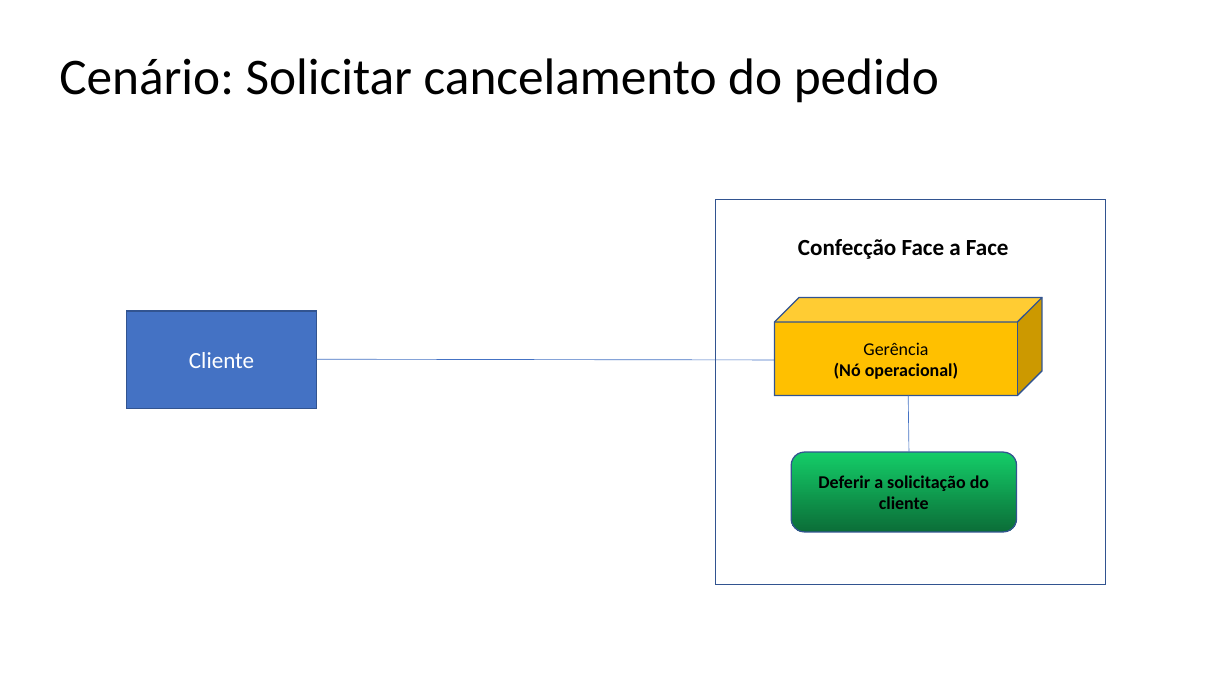
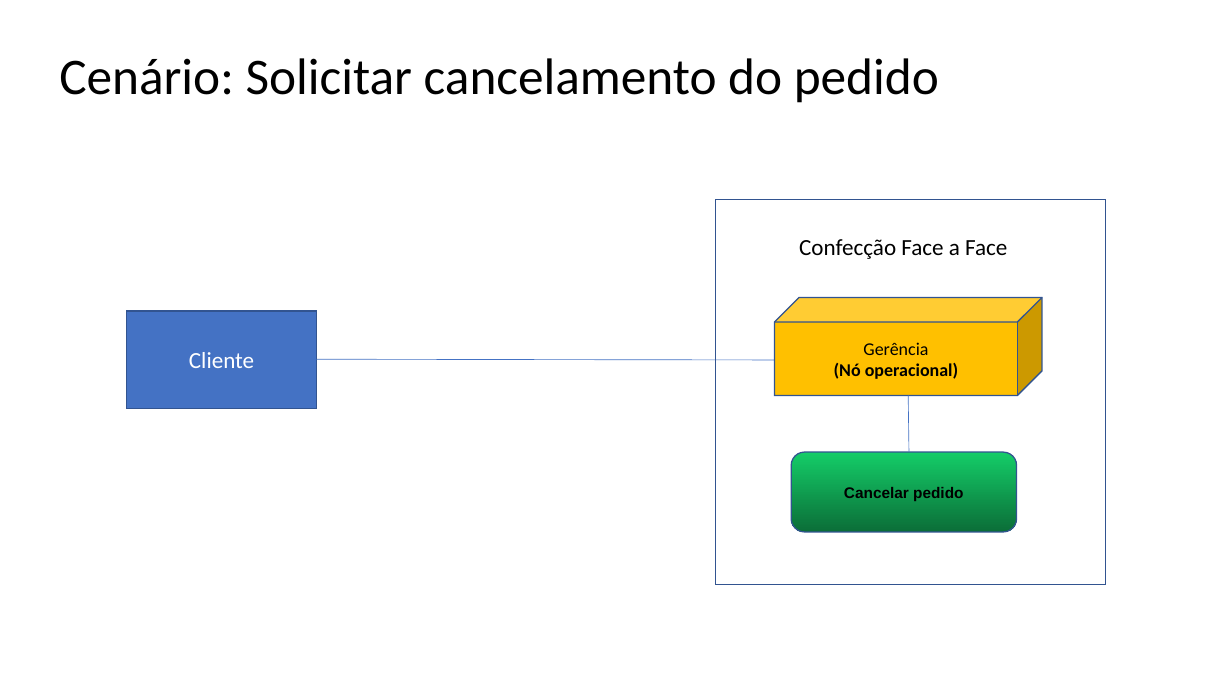
Before and after one commit to cferreiras/ARTEFATOS-ENIAC, a slide deck: slide 3 of 15. Arquitetura de Negócio para cada Cenário.pptx. Drawn at 1232x693 pixels with LibreOffice and Linux fonts; fonts in the diff are those of the drawing. Boxes give left, top, right and bottom in pixels: in the first picture for what was removed or moved away, otherwise in the second. Text is boxed around its words. In the diff, an @@ line names an element or a change of style, - is before the commit and + after.

```diff
--- a/15. Arquitetura de Negócio para cada Cenário.pptx
+++ b/15. Arquitetura de Negócio para cada Cenário.pptx
@@ text "Confecção Face a Face" at <box>799,239,1007,259</box>: bold off @@
@@ text in rounded rectangle at <box>844,487,963,501</box>: text changed; size 14 to 12 pt; font Calibri to Arial @@
-Deferir a solicitação do cliente
+Cancelar pedido
```
Also in this commit, not shown: 5 other slides changed, 1 slide added, 7 other files.
